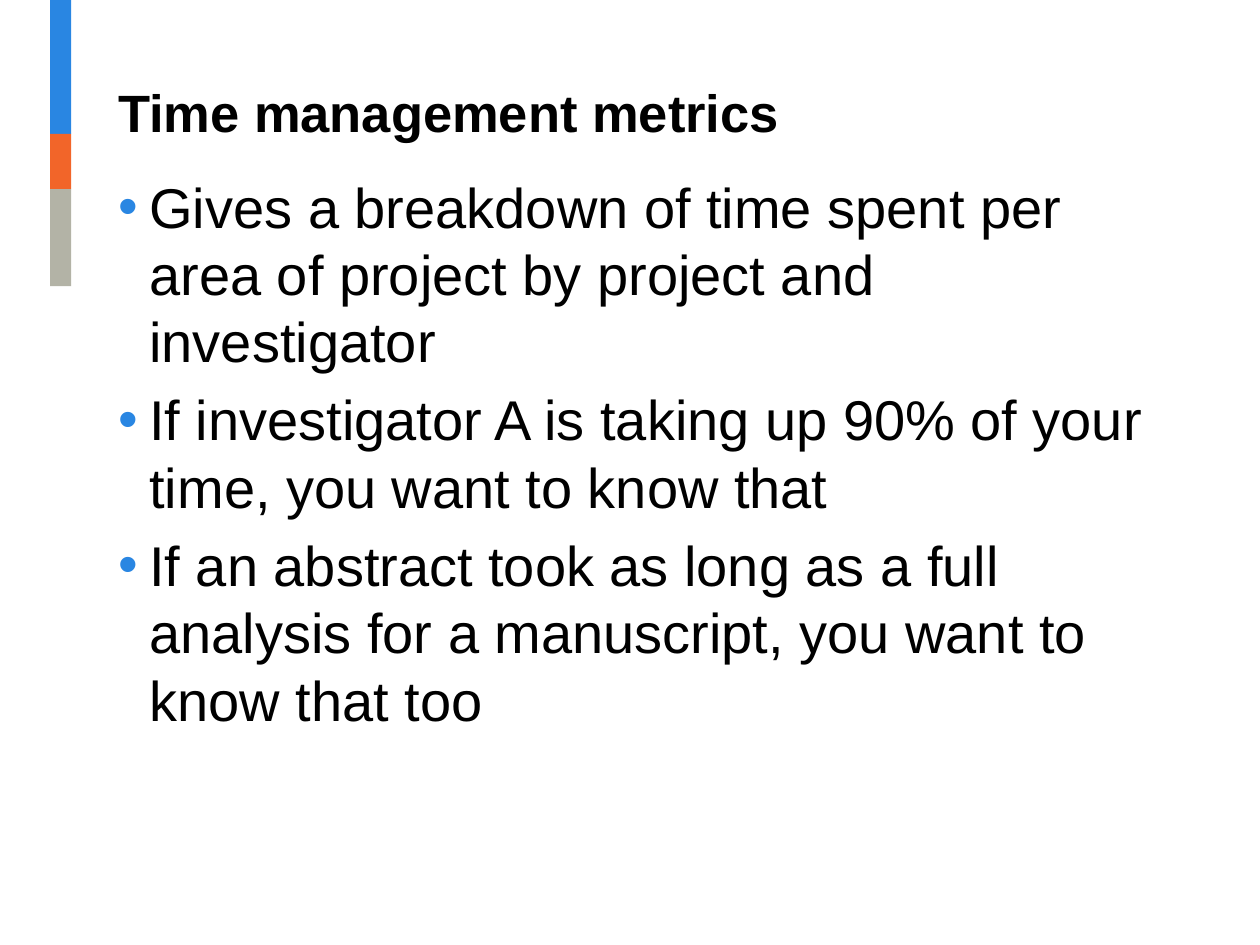
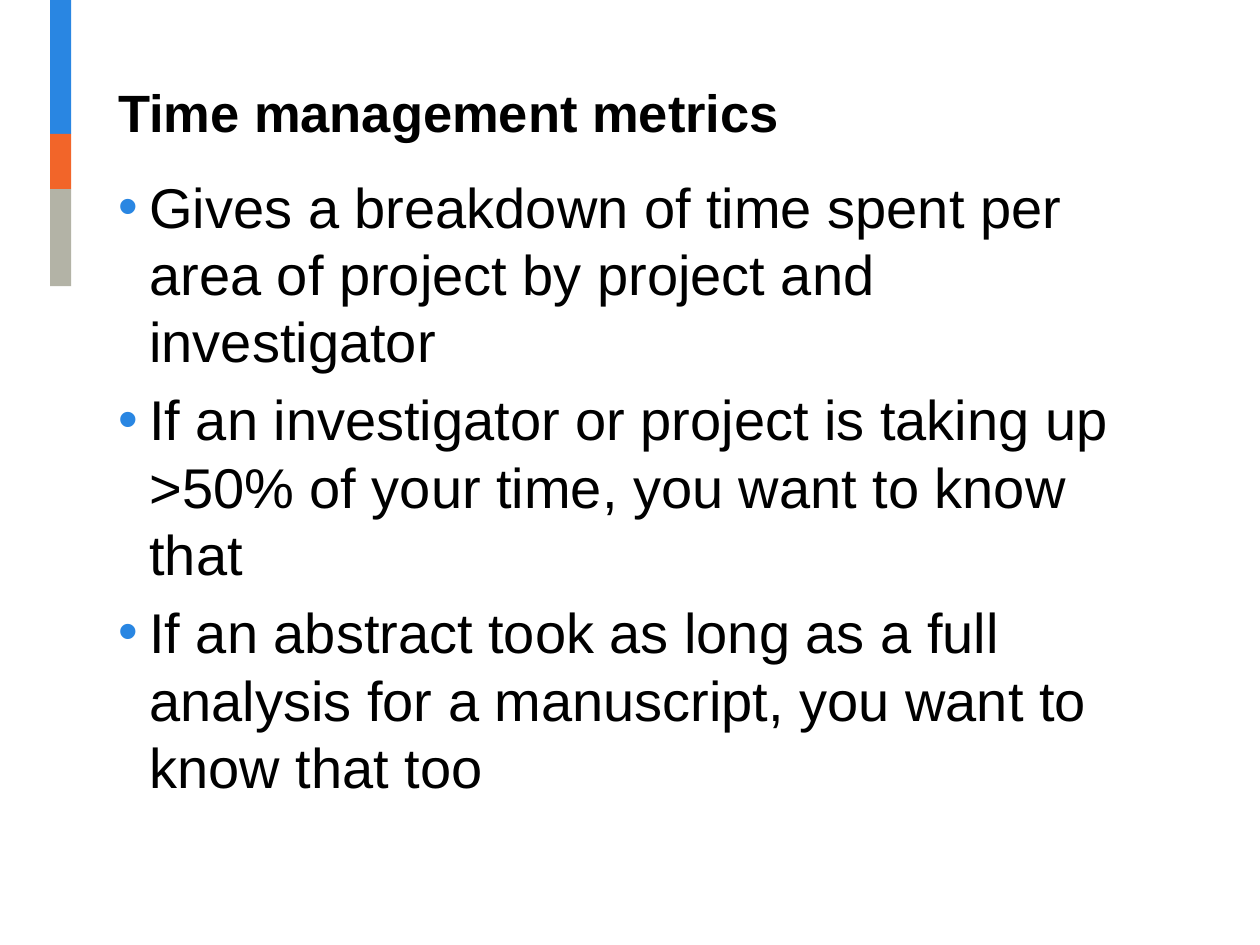
Before and after one commit to jalavery/timetrackR, a slide deck: slide 6 of Project management shiny app presentation.pptx (slide 5 before the commit). Drawn at 1260x945 pixels with LibreOffice and Linux fonts; fonts in the diff are those of the drawing; background and template pictures are left out. Boxes give left, top, right and bottom in pixels: in the first picture for what was removed or moved away, otherwise in the second. Text is boxed around its words. In the diff, an @@ line names an element or a change of style, - is before the commit and + after.

```diff
--- a/Project management shiny app presentation.pptx
+++ b/Project management shiny app presentation.pptx
@@ text at (x1=149, y1=399, x2=1107, y2=576): text changed @@
-• If investigator A is taking up 90% of your time, you want to know that
+• If an investigator or project is taking up >50% of your time, you want to know that
```
Also in this commit, not shown: 6 other slides changed, 4 slides added, 1 other file.
